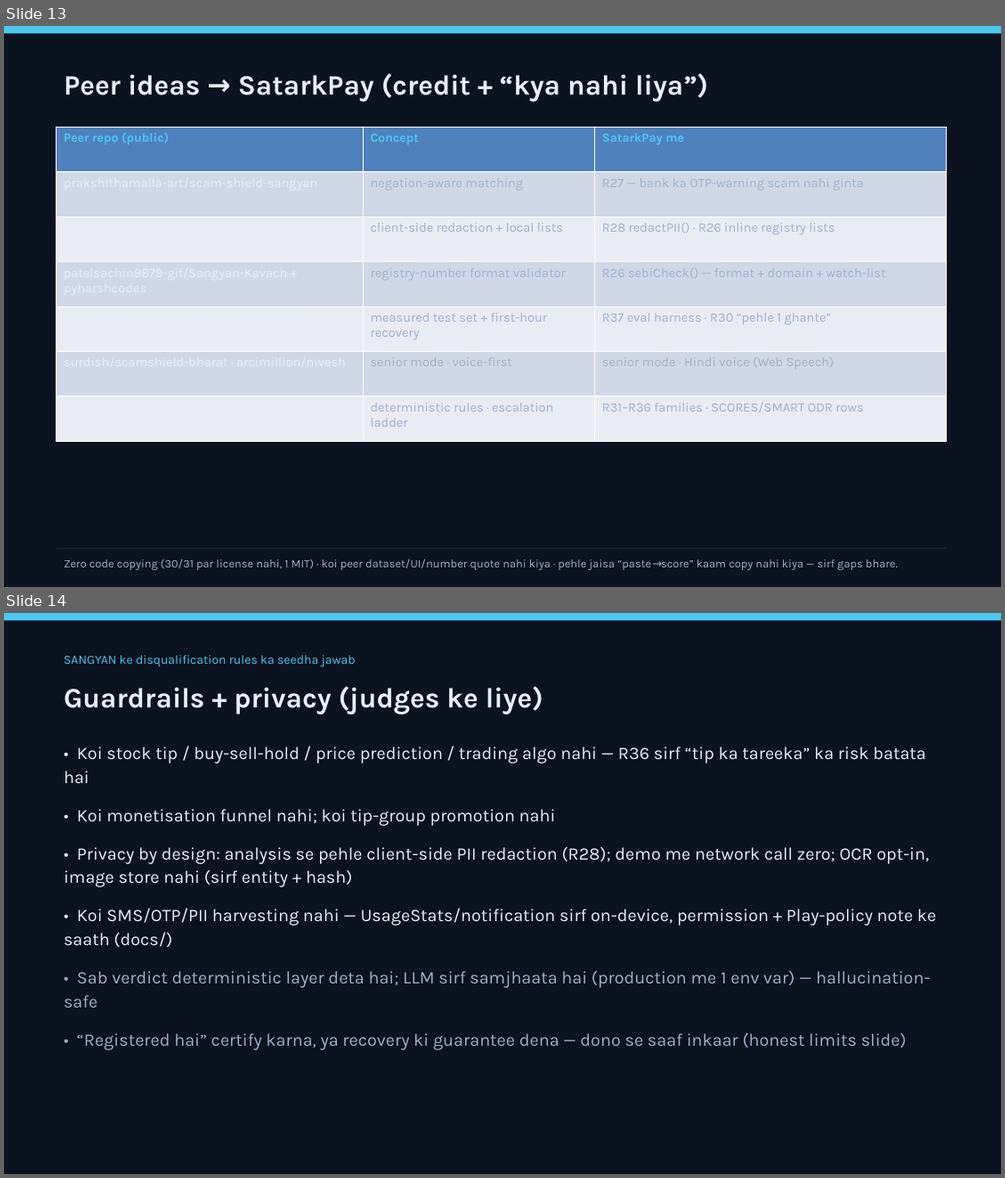
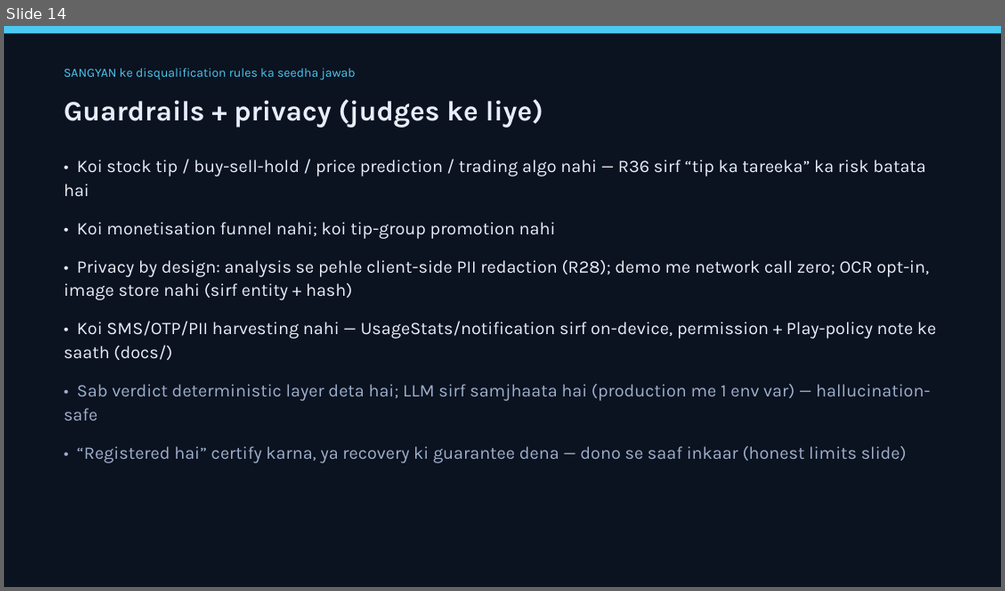
Before and after one commit to sudonishant/satarkpay-repo, a slide deck: web/deck/satarkpay_deck.pptx. Shown one above the other, each under a label of ours: slides 13 and 14 before the commit, slide 14 after it. The pictures are 1005x1178 and 1005x591 pixels, drawn with LibreOffice and Linux fonts; fonts in the diff are those of the drawing. Boxes give left, top, right and bottom in pixels: in the first picture for what was removed or moved away, otherwise in the second. Text is boxed around its words. In the diff, an @@ line names an element or a change of style, - is before the commit and + after.

Commit message:
🧹 Remove OSINT, competitor analysis, and peer repo references across repository

```diff
--- a/web/deck/satarkpay_deck.pptx
+++ b/web/deck/satarkpay_deck.pptx
@@ slide 13 removed at [4,26,1001,587], background #FFFFFF @@
@@ rectangle removed at [4,26,1001,587] @@
@@ rectangle removed at [4,26,1001,33] @@
@@ text removed at [64,73,708,102] @@
-Peer ideas → SatarkPay (credit + “kya nahi liya”)
@@ table removed at [57,127,947,441], 7 rows, 3 columns @@
-Peer repo (public) | Concept | SatarkPay me
-prakshithamalla-art/scam-shield-sangyan | negation-aware matching | R27 — bank ka OTP-warning scam nahi ginta
-adityakr-git/sangyan (“Ruko”) | client-side redaction + local lists | R28 redactPII() · R26 inline registry lists
-patelsachin9879-gif/Sangyan-Kavach + pyharshcodes | registry-number format validator | R26 sebiCheck() — format + domain + watch-list
-anuragtiwari-ux/Sangyan-Suraksha (MIT) | measured test set + first-hour recovery | R37 eval harness · R30 “pehle 1 ghante”
-surdish/scamshield-bharat · arcimillion/nivesh | senior mode · voice-first | senior mode · Hindi voice (Web Speech)
-Kshitijsawant17/PATIBIMB · Algo-explorer/Grievance-Clock | deterministic rules · escalation ladder | R31–R36 families · SCORES/SMART ODR rows
@@ rectangle removed at [57,548,947,548] @@
@@ text removed at [64,558,898,570] @@
-Zero code copying (30/31 par license nahi, 1 MIT) · koi peer dataset/UI/number quote nahi kiya · pehle jaisa “paste→score” kaam copy nahi kiya — sirf gaps bhare.
```
Also in this commit, not shown: 5 slides changed, 1 slide added, 26 other files.
